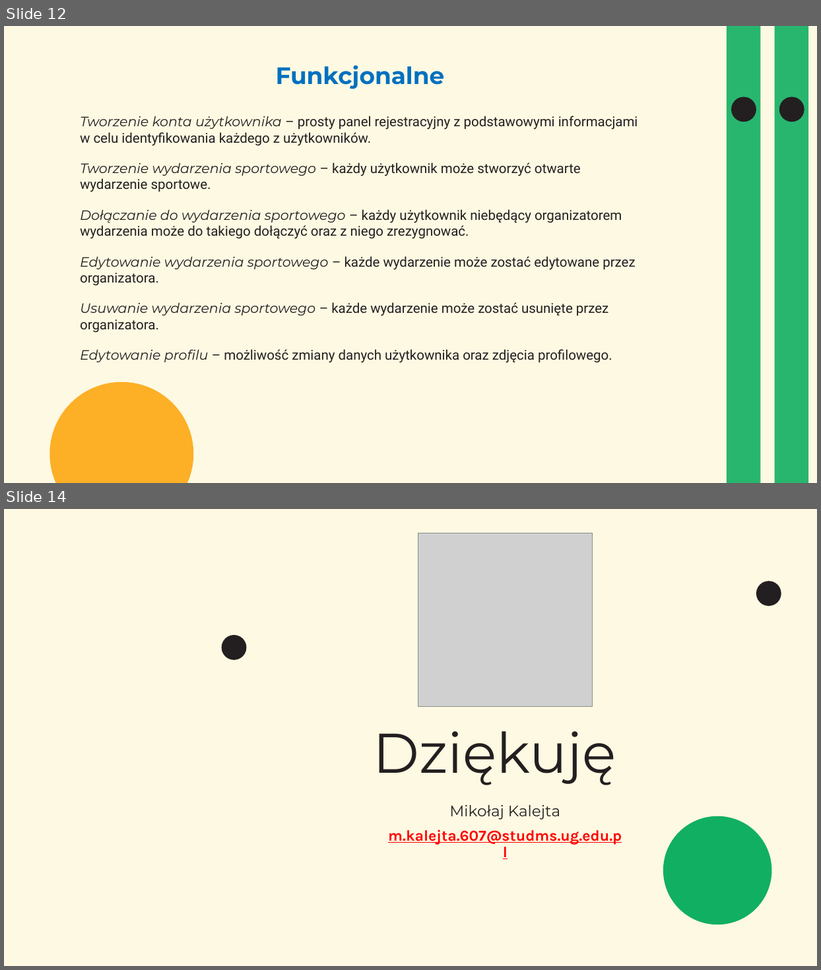
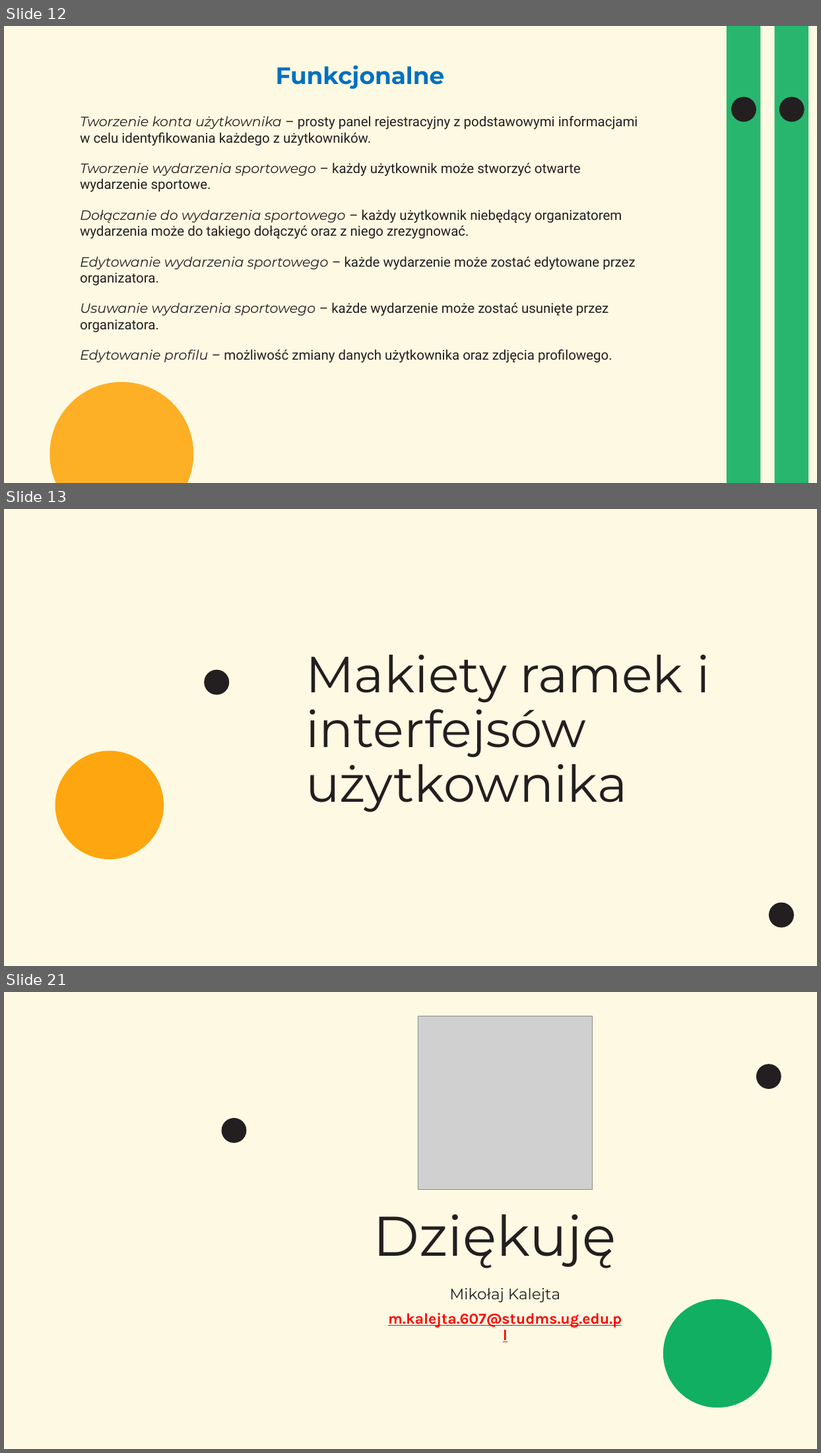
Before and after one commit to mkalejta/wspolczesne_zastosowania_informatyki, a slide deck: Aplikacja Sports Joiner.pptx. Shown one above the other, each under a label of ours: slides 12 and 14 before the commit, slides 12, 13 and 21 after it; the slides between them are not shown. The pictures are 821x970 and 821x1453 pixels, drawn with LibreOffice and Linux fonts; fonts in the diff are those of the drawing; grey boxes stand for pictures; background and template pictures are left out. Boxes give left, top, right and bottom in pixels: in the first picture for what was removed or moved away, otherwise in the second. Text is boxed around its words. In the diff, an @@ line names an element or a change of style, - is before the commit and + after.

Commit message:
Makiety ramek i interfejsów użytkownika

```diff
--- a/Aplikacja Sports Joiner.pptx
+++ b/Aplikacja Sports Joiner.pptx
@@ slide 13 added at (4, 509, 817, 966), background #FDF9E2 @@
@@ title added at (306, 655, 710, 813), 60 pt, text #231F20 @@
+Makiety ramek i interfejsów użytkownika
@@ ellipse added at (204, 670, 229, 695), fill #231F20 @@
@@ ellipse added at (55, 751, 164, 859), fill #FEA000 at 93% opacity @@
@@ ellipse added at (769, 903, 794, 928), fill #231F20 @@
@@ what was slide 14 is now slide 21 @@
```
Also in this commit, not shown: 1 slide changed, 6 other slides added.
